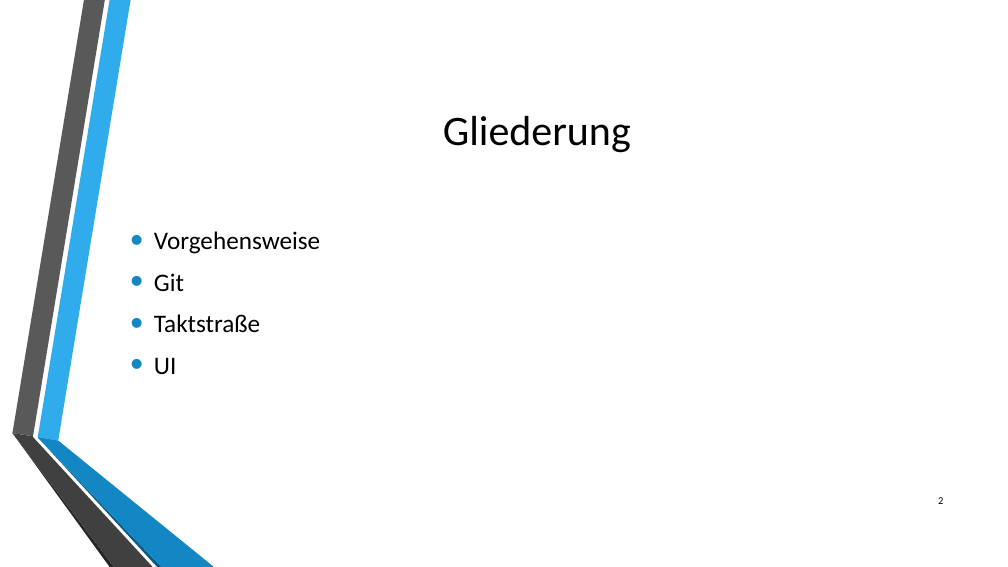
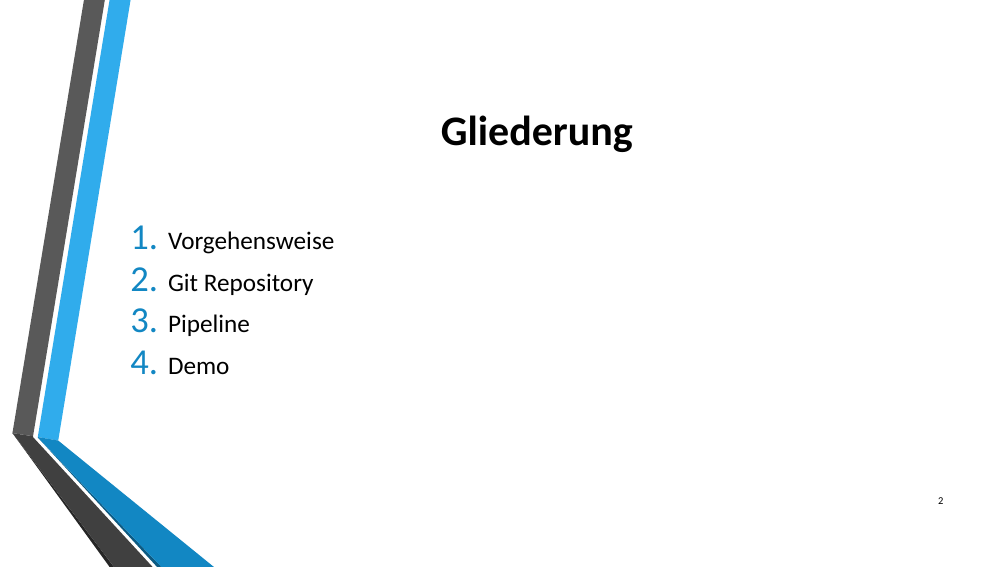
Before and after one commit to philipwagner1994/ProjectDHBW, a slide deck: slide 2 of Documentation/Projektpräsentationabschluss.pptx. Drawn at 1008x567 pixels with LibreOffice and Linux fonts; fonts in the diff are those of the drawing; background and template pictures are left out. Boxes give left, top, right and bottom in pixels: in the first picture for what was removed or moved away, otherwise in the second. Text is boxed around its words. In the diff, an @@ line names an element or a change of style, - is before the commit and + after.

```diff
--- a/Documentation/Projektpräsentationabschluss.pptx
+++ b/Documentation/Projektpräsentationabschluss.pptx
@@ title "Gliederung" at (x1=441, y1=115, x2=633, y2=152): bold on @@
@@ text at (x1=168, y1=231, x2=334, y2=254): bullet • to 1. @@
@@ text at (x1=168, y1=273, x2=314, y2=374): text changed @@
-• Git
-• Taktstraße
-• UI
+2. Git Repository
+3. Pipeline
+4. Demo
```
Also in this commit, not shown: 9 other slides changed, 1 slide added, 2 slides removed.
